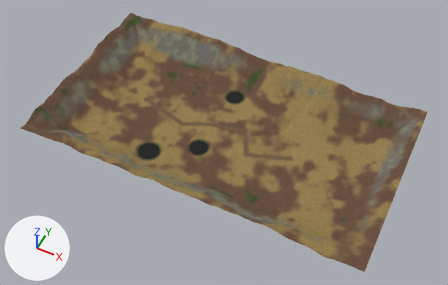
An edit to the glTF model Engine/O3DE/DarkArisen/Assets/Art/Models/SM_Art_Terrain_L_CrystalPassage.gltf, drawn before and after from the same camera.
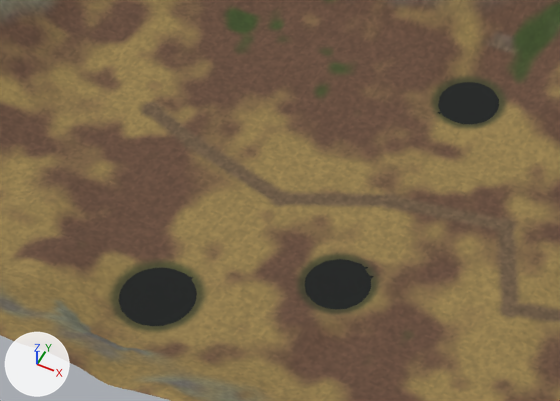
Old and new are each drawn whole from a 50 mm camera at (93.0, -298.0, 362.0) aimed at (-51.0, -10.0, 2.0) and again close up on the part from 23% to 58% of the width and 24% to 63% of the height. The lights are fixed; the arrows at lower left show +X, +Y and +Z. The older version's two pictures come first.

Script lines for the objects in view, before the commit:
```python
me_sm_art_terrain_l_crystalpassage = bpy.data.meshes.new('SM_Art_Terrain_L_CrystalPassage')
me_sm_art_terrain_l_crystalpassage.from_pydata(...)  # 10910 vertices, 21300 faces; spans x -190.0..82.0, y -78.0..78.0, z -1.0..23.0
# faces by material slot: [21216, 84]
me_sm_art_terrain_l_crystalpassage.materials.append(mat_m_art_terrain_l_crystalpassage)  # picture img_t_terrain_l_crystalpassage_png
me_sm_art_terrain_l_crystalpassage.materials.append(mat_m_art_pondwater)  # black #030a06
ob_sm_art_terrain_l_crystalpassage = bpy.data.objects.new('SM_Art_Terrain_L_CrystalPassage', me_sm_art_terrain_l_crystalpassage)
ob_sm_art_terrain_l_crystalpassage.location = (0.0, 0.0, 0.0)
```
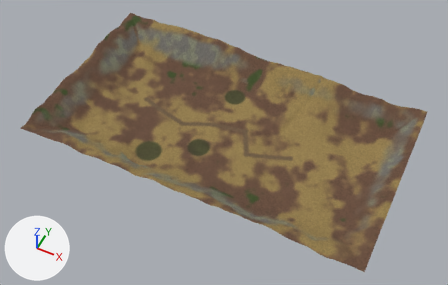
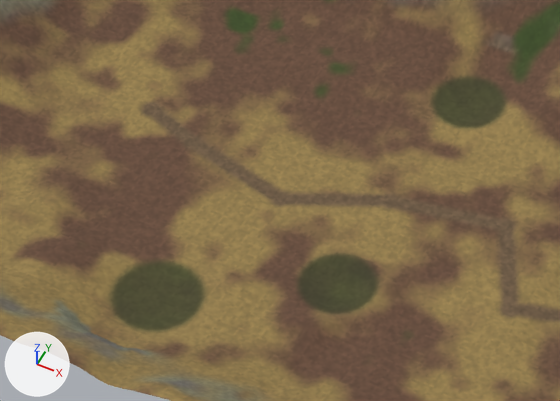
Where the change shows, as pixel boxes (x1, y1, x2, y2) in the close-ups (560 x 401 px):
part 1 of me_sm_art_terrain_l_crystalpassage, deleted (black): before (305, 259, 374, 309)
part 2 of me_sm_art_terrain_l_crystalpassage, deleted (black): before (438, 82, 499, 124)
part 3 of me_sm_art_terrain_l_crystalpassage, deleted (black): before (118, 268, 197, 326)

What changed in the scene script:
```text
Change me_sm_art_terrain_l_crystalpassage:
    used by ob_sm_art_terrain_l_crystalpassage; location = (0.0, 0.0, 0.0)
    remove me_sm_art_terrain_l_crystalpassage.from_pydata(...)  # 10910 vertices, 21300 faces; spans x -190.0..82.0, y -78.0..78.0, z -1.0..23.0
    add me_sm_art_terrain_l_crystalpassage.from_pydata(...)  # 10823 vertices, 21216 faces; spans x -190.0..82.0, y -78.0..78.0, z -1.0..23.0
    me_sm_art_terrain_l_crystalpassage part 1: the loose piece of 29 vertices spanning x -75.0..-59.0, y -30.0..-14.0, z 1.0 is deleted
    me_sm_art_terrain_l_crystalpassage part 2: the loose piece of 29 vertices spanning x -74.0..-58.0, y 32.0..47.0, z 2.0 is deleted
    me_sm_art_terrain_l_crystalpassage part 3: the loose piece of 29 vertices spanning x -108.0..-90.0, y -52.0..-34.0, z 2.0 is deleted
    remove me_sm_art_terrain_l_crystalpassage.materials.append(mat_m_art_pondwater)  # black #030a06
```
